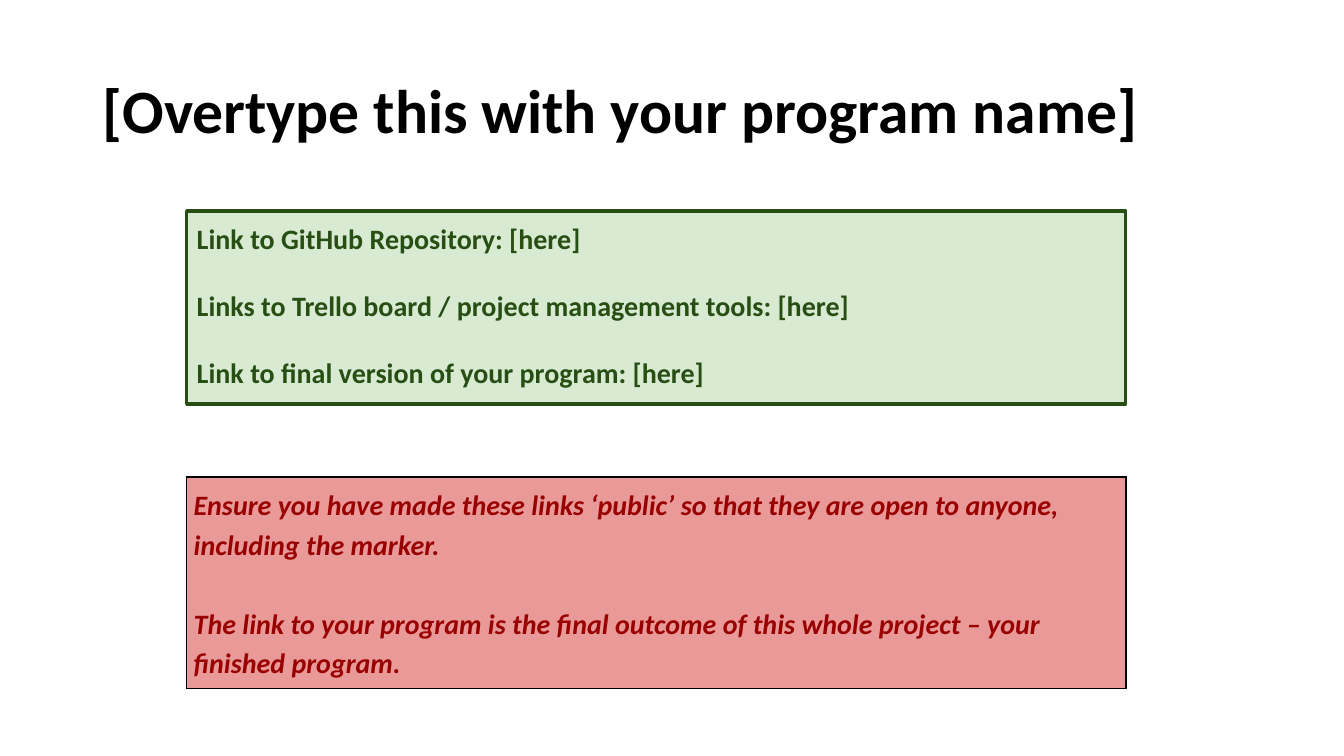
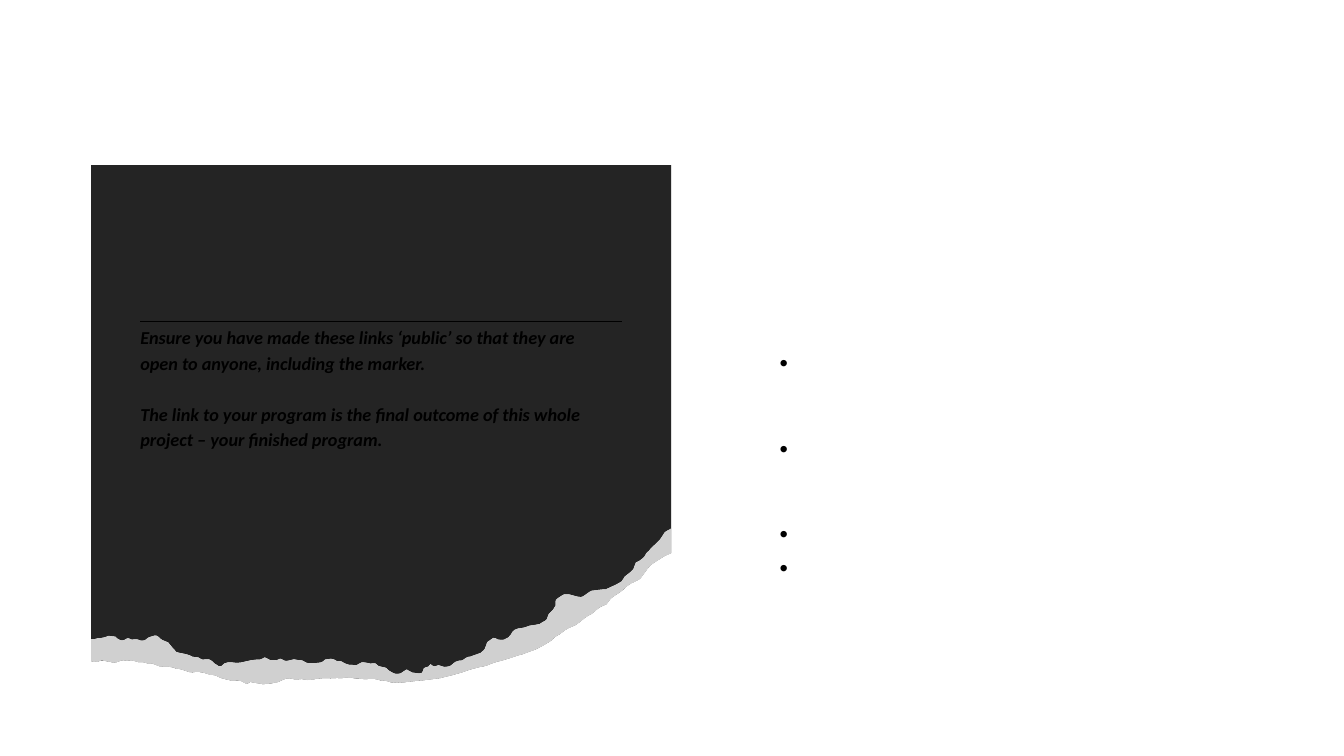
Before and after one commit to Samuel-Burgess/Combos_practice_task, a slide deck: slide 2 of Combos practice task documentation.pptx. Drawn at 1344x756 pixels with LibreOffice and Linux fonts; fonts in the diff are those of the drawing; grey boxes stand for pictures. Boxes give left, top, right and bottom in pixels: in the first picture for what was removed or moved away, otherwise in the second. Text is boxed around its words. In the diff, an @@ line names an element or a change of style, - is before the commit and + after.

Commit message:
start on adding combos

```diff
--- a/Combos practice task documentation.pptx
+++ b/Combos practice task documentation.pptx
@@ title removed at <box>102,88,1137,144</box> @@
-[Overtype this with your program name]
@@ rectangle removed at <box>187,211,1126,403</box> @@
-Link to GitHub Repository: [here]
-Links to Trello board / project management tools: [here]
-Link to final version of your program: [here]
@@ table at <box>140,322,622,460</box> @@
@@ fill #EA9999 to none in row 1, column 1 @@
@@ size 20 to 13 pt, text colour #990000 to #000000 @@
@@ borders changed @@
@@ table: place and size @@
-table at <box>187,477,1126,682</box>
+table at <box>140,322,622,460</box>
@@ group added at <box>91,165,670,685</box>: 3 freeform shapes, 1 picture @@
```
Also in this commit, not shown: 1 other slide changed, 1 slide added, 1 slide removed, 1 other file.
